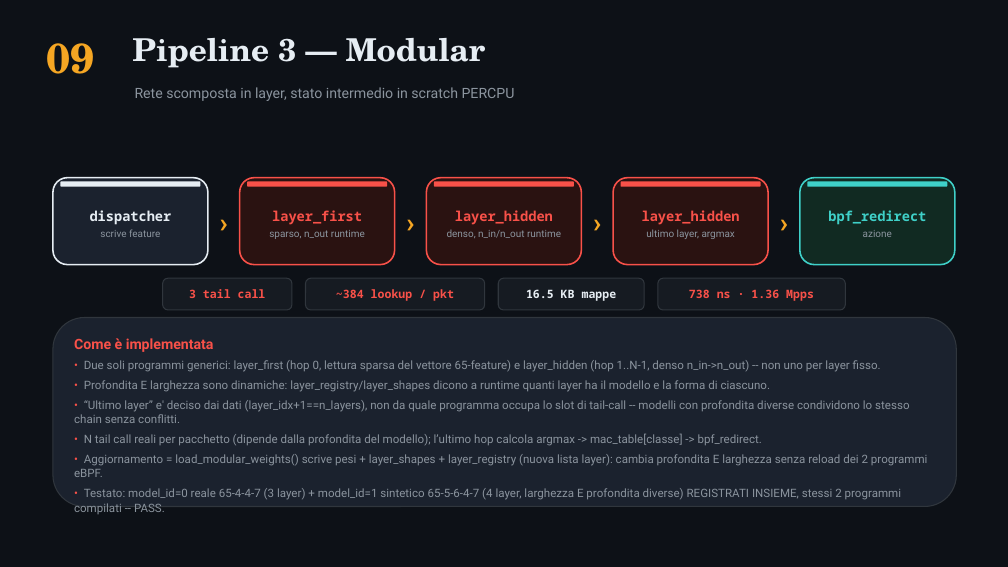
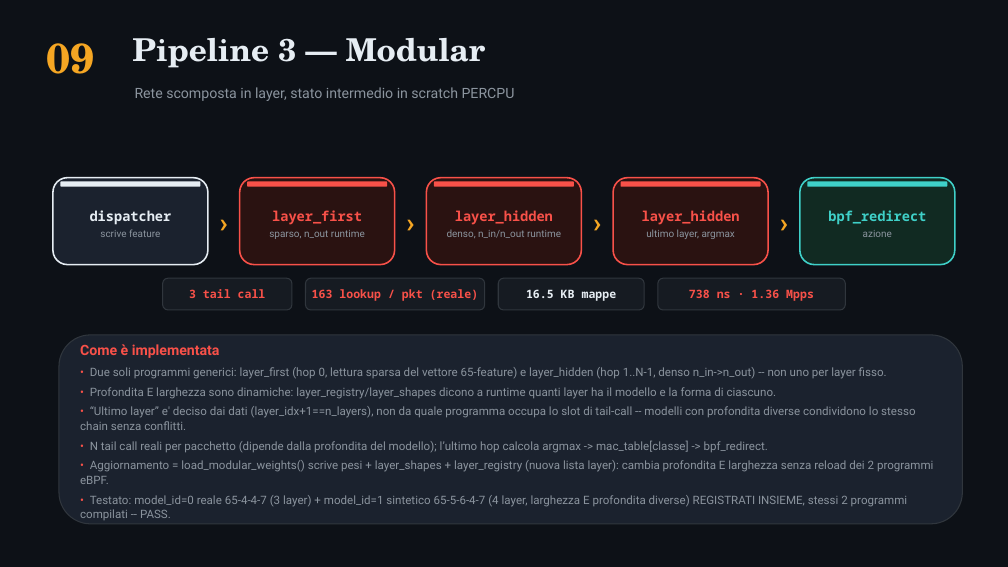
Before and after one commit to ettore-cantile/ipa_lab, a slide deck: slide 10 of docs/IPA_eBPF_pipelines.pptx. Drawn at 1008x567 pixels with LibreOffice and Linux fonts; fonts in the diff are those of the drawing. Boxes give left, top, right and bottom in pixels: in the first picture for what was removed or moved away, otherwise in the second. Text is boxed around its words. In the diff, an @@ line names an element or a change of style, - is before the commit and + after.

```diff
--- a/docs/IPA_eBPF_pipelines.pptx
+++ b/docs/IPA_eBPF_pipelines.pptx
@@ text at bbox=[312, 289, 479, 301]: text changed @@
-~384 lookup / pkt
+163 lookup / pkt (reale)
@@ rounded rectangle: place and size @@
-rounded rectangle at bbox=[53, 318, 957, 507]
+rounded rectangle at bbox=[59, 335, 963, 524]
@@ text "Come è implementata": place and size @@
-text "Come è implementata" at bbox=[74, 338, 928, 500]
+text "Come è implementata" at bbox=[80, 344, 934, 507]
```
Also in this commit, not shown: 6 other slides changed.
